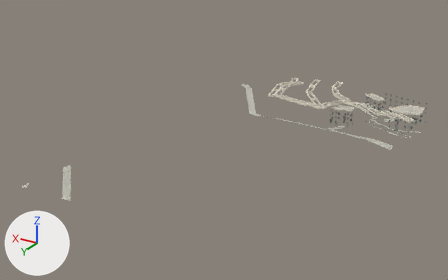
Renders of the glTF model assets/malta/cottonera/bormla_62_25_near.glb from each side of a commit.
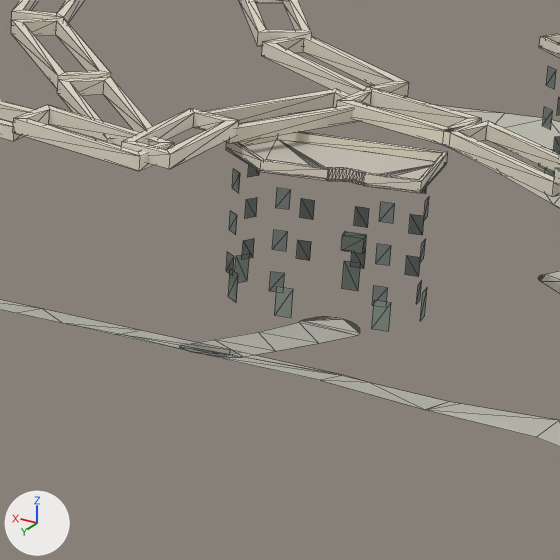
Old and new are each drawn whole from a 50 mm camera at (-397.6, 701.5, 167.2) aimed at (-220.6, 406.4, 19.7) and again close up on the part from 68% to 82% of the width and 32% to 55% of the height. The axes (+X, +Y, +Z) are drawn at lower left. The lights are the same throughout. The older version's two pictures come first. The close-ups show mesh edges as thin lines. Vertices at exactly the same position are counted once.

Names of what the first close-up shows: 'geometry_0'.
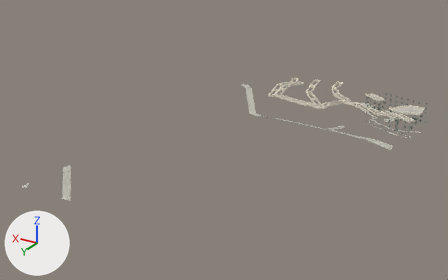
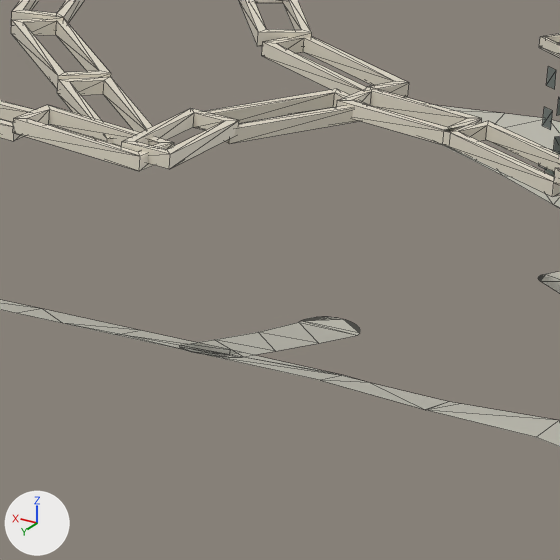
Pixel boxes [x1, y1, x2, y2] of what changed, in the close-ups (560 x 560 px):
part 1 of me_geometry_0, deleted
    before: [226, 165, 429, 331]
part 2 of me_geometry_0, cut back
    before: [226, 66, 560, 196]
    after: [446, 66, 560, 196]

What changed in the scene script:
```text
Change me_geometry_0:
    used by ob_geometry_0; location = (0.0, 0.0, 0.0)
    remove me_geometry_0.from_pydata(...)  # 2164 vertices, 2532 faces; spans x -321.0..-137.0, y 308.0..493.0, z 3.0..39.0
    add me_geometry_0.from_pydata(...)  # 1924 vertices, 2204 faces; spans x -321.0..-137.0, y 308.0..493.0, z 3.0..39.0
    me_geometry_0 part 1: 31 loose pieces with 128 vertices, spanning x -279.0..-265.0, y 343.0..351.0, z 20.0..30.0, are deleted
    me_geometry_0 part 2
    112 vertices are removed from x -279.0..-264.0, y 342.0..351.0, z 31.0..32.0
    316 faces are deleted
    2 vertices move within x -279.0..-278.0, y 342.0..343.0, z 32.0
    60 new faces join them
```
